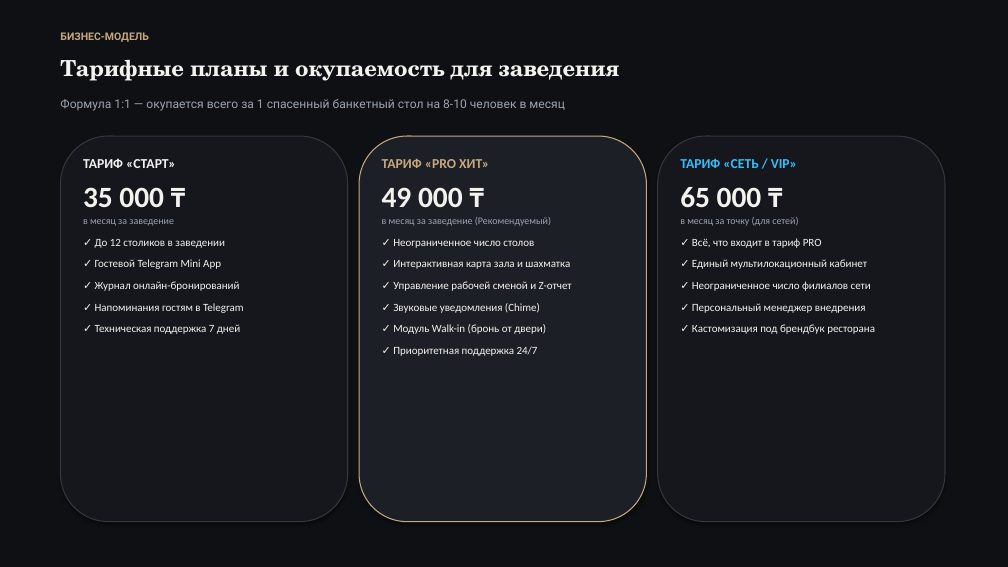
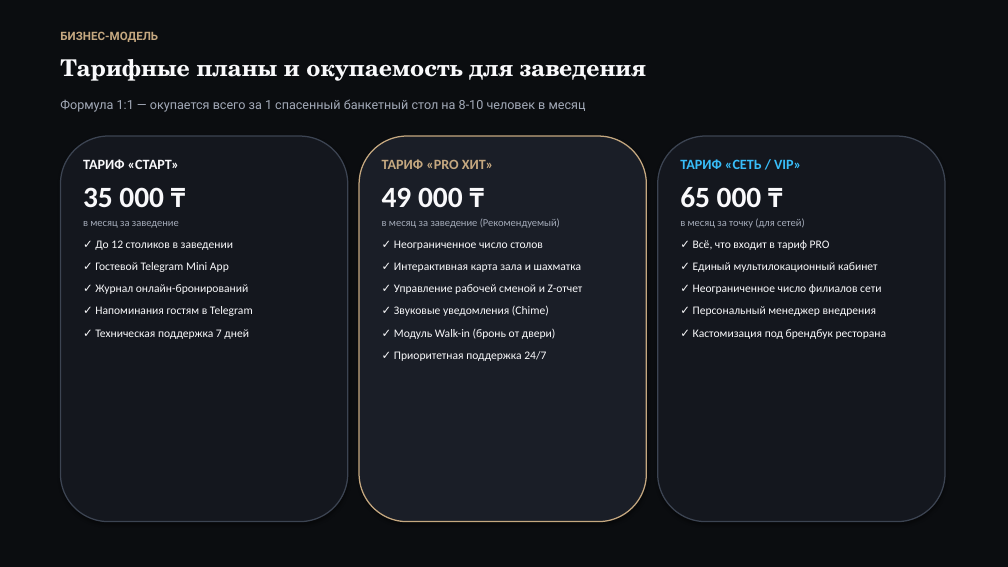
Before and after one commit to Sp1ceMan/restokz-bot, a slide deck: slide 13 of RestoKZ_Presentation.pptx. Drawn at 1008x567 pixels with LibreOffice and Linux fonts; fonts in the diff are those of the drawing. Boxes give left, top, right and bottom in pixels: in the first picture for what was removed or moved away, otherwise in the second. Text is boxed around its words. In the diff, an @@ line names an element or a change of style, - is before the commit and + after.

```diff
--- a/RestoKZ_Presentation.pptx
+++ b/RestoKZ_Presentation.pptx
@@ rectangle at (0,0,1008,567): fill #0E1013 to #0B0D10 @@
@@ text "БИЗНЕС-МОДЕЛЬ" at (60,31,158,42): size 10 to 11 pt @@
@@ text "Тарифные планы и окупаемость для ..." at (60,59,646,81): size 21 to 22 pt, text colour #F4F2EE to #F9F9FB @@
@@ text "Формула 1:1 — окупается всего ..." at (60,99,586,112): size 11.5 to 12 pt, text colour #9CA3AF to #A3AAB8 @@
@@ rounded rectangle at (60,136,348,522): fill #15171D to #14171E; outline #323741 1 pt to #3C4452 1.2 pt @@
@@ rounded rectangle at (359,136,647,522): fill #1C1F26 to #1A1E27; outline #C5A880 1 pt to #C5A880 1.2 pt @@
@@ rounded rectangle at (658,136,945,522): fill #15171D to #14171E; outline #323741 1 pt to #3C4452 1.2 pt @@
@@ text "ТАРИФ «СТАРТ»" at (83,159,253,339): size 13 to 13.5 pt in "ТАРИФ «СТАРТ»"; text colour #F4F2EE to #F9F9FB in "ТАРИФ «СТАРТ»", "35 000 ₸", "✓ До 12 столиков в заведении", "✓ Гостевой Telegram Mini App" and 3 more places; size 9.5 to 10 pt, text colour #9CA3AF to #A3AAB8 in "в месяц за заведение"; size 10.5 to 11 pt in "✓ До 12 столиков в заведении", "✓ Гостевой Telegram Mini App", "✓ Журнал онлайн-бронирований", "✓ Напоминания гостям в Telegram" and 1 more places @@
@@ text "ТАРИФ «PRO ХИТ»" at (382,159,583,361): size 13 to 13.5 pt in "ТАРИФ «PRO ХИТ»"; text colour #F4F2EE to #F9F9FB in "49 000 ₸", "✓ Неограниченное число столов", "✓ Интерактивная карта зала и шахматка", "✓ Управление рабочей сменой и Z-отчет" and 3 more places; size 9.5 to 10 pt, text colour #9CA3AF to #A3AAB8 in "в месяц за заведение (Рекомендуемый)"; size 10.5 to 11 pt in "✓ Неограниченное число столов", "✓ Интерактивная карта зала и шахматка", "✓ Управление рабочей сменой и Z-отчет", "✓ Звуковые уведомления (Chime)" and 2 more places @@
@@ text "ТАРИФ «СЕТЬ / VIP»" at (680,159,887,339): size 13 to 13.5 pt in "ТАРИФ «СЕТЬ / VIP»"; text colour #F4F2EE to #F9F9FB in "65 000 ₸", "✓ Всё, что входит в тариф PRO", "✓ Единый мультилокационный кабинет", "✓ Неограниченное число филиалов сети" and 2 more places; size 9.5 to 10 pt, text colour #9CA3AF to #A3AAB8 in "в месяц за точку (для сетей)"; size 10.5 to 11 pt in "✓ Всё, что входит в тариф PRO", "✓ Единый мультилокационный кабинет", "✓ Неограниченное число филиалов сети", "✓ Персональный менеджер внедрения" and 1 more places @@
```
Also in this commit, not shown: 14 other slides changed, 4 other files.
